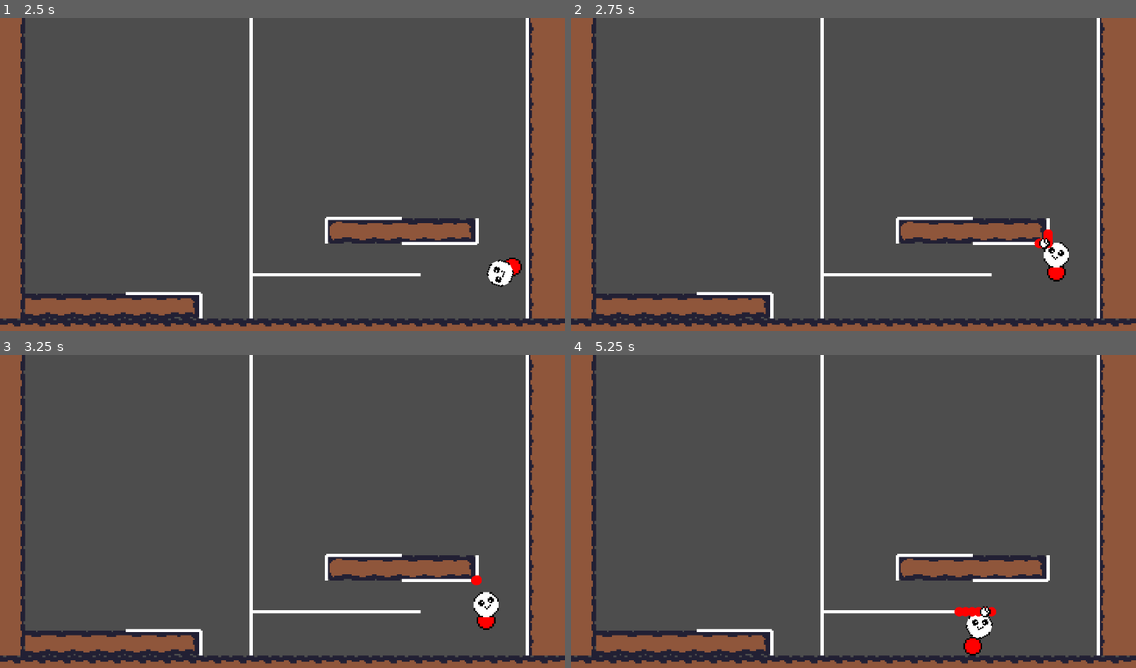
Above: before the commit, frames 1-4 (two rows, left to right).
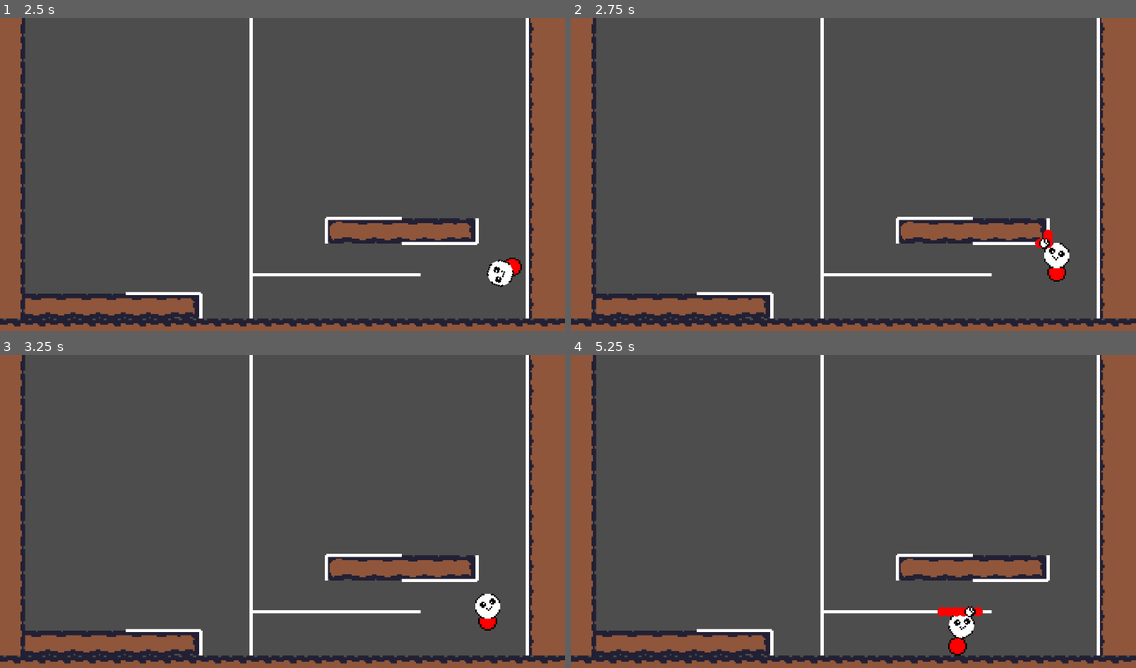
Above: after the commit, the same moments.

Repository: Victor-Boone/climbclimb
Game: Godot game, scene res://scenes/main.tscn
Same seed, same stepped clock (60 frames per second), same inputs: the game is played once before the commit and once after it.
Inputs:
- Up to frame 1 (2.5 s): hold Shift (climb) 0.53-1.28 s; hold D (move_right) 0.53-2.03 s; tap Space (jump) at 0.77, 1.52 s; tap Enter at 1.25 s; tap Shift (climb) at 1.35 s; hold A (move_left) from 2.03 s (still down); hold Shift (climb) from 2.03 s (still down)
- Up to frame 2 (2.75 s): keep holding A (move_left); keep holding Shift (climb)
- Up to frame 3 (3.25 s): release A (move_left) at 2.78 s; release Shift (climb) at 2.78 s; hold D (move_right) from 2.78 s (still down); tap Shift (climb) at 2.85 s; tap Space (jump) at 3.02 s
- Up to frame 4 (5.25 s): hold Shift (climb) 3.53-4.28 s; tap Space (jump) at 3.77, 4.52 s; release D (move_right) at 4.28 s; hold A (move_left) 4.28-5.03 s; tap Shift (climb) at 4.35 s; hold D (move_right) from 5.03 s (still down); hold Shift (climb) from 5.03 s (still down)

Frame 1 is identical in both runs. In frame 2, 0.1% of the frame differs, in the area x 82-89%, y 67-85%; in frame 3, 0.3%; in frame 4, 1.0%, in the area x 64-76%, y 80-97%.

Commit message:
[Slimecat] Change logic for filling hand during climbing

Diff:
--- a/scripts/slimecat.gd
+++ b/scripts/slimecat.gd
@@ -289,6 +289,10 @@
 				hand_grip[hand]["load"] = 0.25
 				hand_grip[hand]["point"] = grip_point
 
+	elif total_hand_load() < 0.99 : # Total load is not fully charged yet
+		for hand in [LEFT, RIGHT] :
+			hand_grip[hand]["load"] = move_toward(hand_grip[hand]["load"], 1.0, delta * ARM_SPEED * 0.5)
+
 	elif input_dir.length() > 1e-3:
 		var body_point: Vector2 = get_body_position()
 		var LEFT_load: float = hand_grip[LEFT]["load"]
@@ -308,28 +312,28 @@
 			if hand_grip[weak_hand]["load"] != 0.25:
 				print("[WARNING] Failed to find a new grip. ")
 		else: # General case, slide hands in direction
-			var rh_direction = (hand_grip[RIGHT]["point"] - body_point) # .normalized()
-			var lh_direction = (hand_grip[LEFT ]["point"] - body_point) # .normalized()
-			var rh_score: float = rh_direction.dot(input_dir)
-			var lh_score: float = lh_direction.dot(input_dir)
-			var good_hand: int = LEFT if lh_score > rh_score else RIGHT
-			var bad_hand : int = 1 - good_hand
-			hand_grip[good_hand]["load"] = move_toward(
-				hand_grip[good_hand]["load"],
-				1.0,
-				delta * ARM_SPEED
-			)
-			if total_hand_load() > 0.99 :
-				hand_grip[bad_hand]["load"] = move_toward(
-					hand_grip[bad_hand]["load"],
-					0.0,
+			#var rh_direction = (hand_grip[RIGHT]["point"] - body_point) # .normalized()
+			#var lh_direction = (hand_grip[LEFT ]["point"] - body_point) # .normalized()
+			var rh_score: float = gripping_score_of_point(hand_grip[RIGHT]["point"], input_dir) #rh_direction.dot(input_dir)
+			var lh_score: float = gripping_score_of_point(hand_grip[LEFT]["point"], input_dir) # lh_direction.dot(input_dir)
+
+			var hands_close : bool = (hand_grip[RIGHT]["point"]- hand_grip[LEFT]["point"]).length() < 0.1
+			var hands_different_score : bool = abs(rh_score - lh_score) > 0.1
+			if hands_close or hands_different_score :
+				var good_hand: int = LEFT if lh_score > rh_score else RIGHT
+				var bad_hand : int = 1 - good_hand
+				hand_grip[good_hand]["load"] = move_toward(
+					hand_grip[good_hand]["load"],
+					1.0,
 					delta * ARM_SPEED
 				)
-	# Total load is not fully charged yet, and player gives no direction to chose a hand
-	# Increase load of both hands
-	elif total_hand_load() < 0.99 :
-		for hand in [LEFT, RIGHT] :
-			hand_grip[hand]["load"] = move_toward(hand_grip[hand]["load"], 1.0, delta * ARM_SPEED * 0.5)
+				if total_hand_load() > 0.99 :
+					hand_grip[bad_hand]["load"] = move_toward(
+						hand_grip[bad_hand]["load"],
+						0.0,
+						delta * ARM_SPEED
+				)
+
 	else:
 		pass
 	# print("[RIGHT: ", hand_grip[RIGHT]["load"], "], [LEFT: ", hand_grip[LEFT]["load"], "]")
